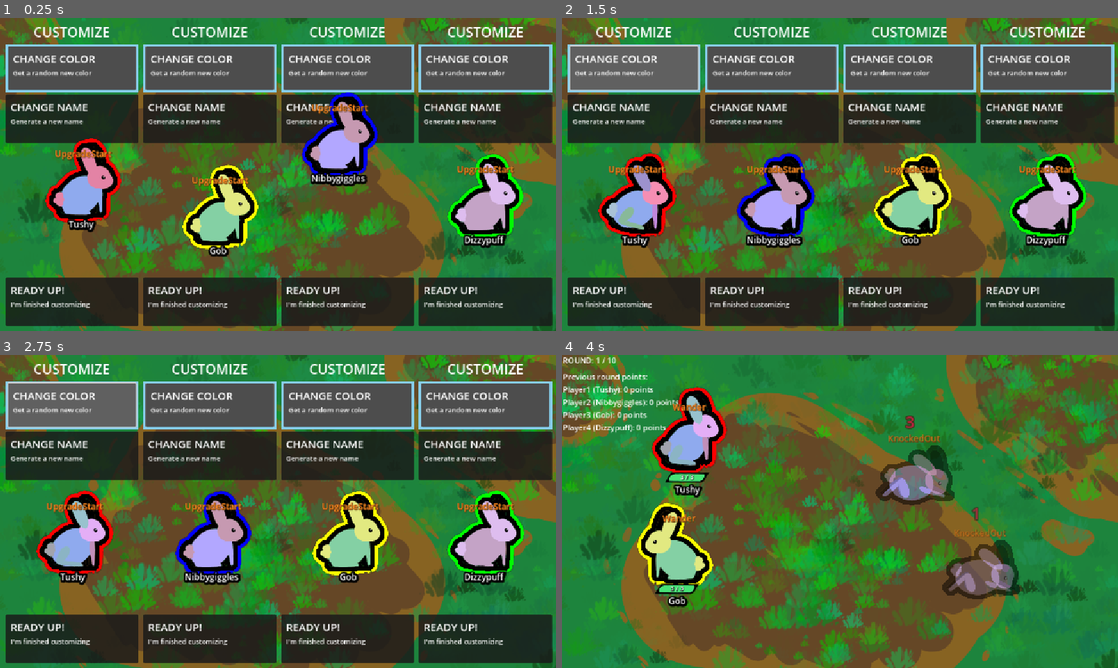
Above: before the commit, frames 1-4 (two rows, left to right).
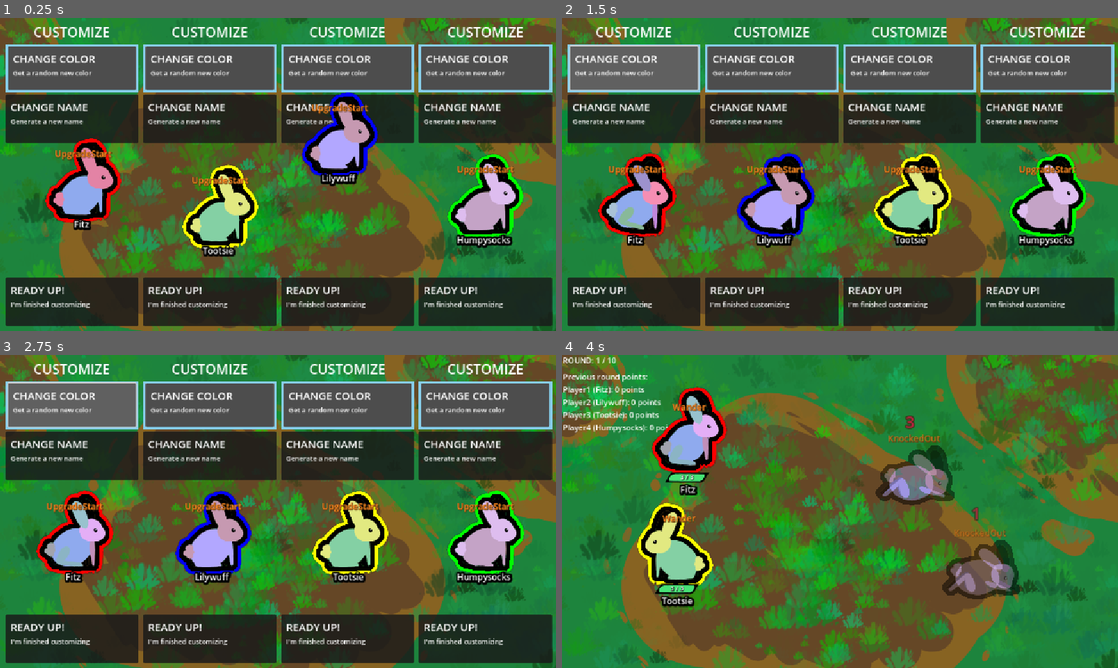
Above: after the commit, the same moments.

Repository: Galitie/tm2
Game: Godot game, scene res://test_scene.tscn
The game is run twice, just before and just after one commit, with the same random seed, the same clock (stepped at 60 frames per second) and the same inputs. Sound files missing from this copy of the repository are replaced by a short silence.
Inputs (mouse positions are in pixels of both pictures, inside the frame that each line leads up to):
- Up to frame 1 (0.25 s): no input
- Up to frame 2 (1.5 s): click (634, 68) at 0.52 s; click (634, 68) at 1.27 s
- Up to frame 3 (2.75 s): click (72, 405) at 2.02 s
- Up to frame 4 (4 s): tap Enter (ui_accept) at 2.75, 2.85, 3.02, 3.32 s; move the mouse to (962, 495) at 2.77 s; click (962, 495) at 2.92 s; drag from (728, 527) to (684, 452) at 3.52 s

The runs differ from the first frame. In frame 1, 0.8% of the frame differs, in the area x 11-93%, y 49-77%; in frame 2, 0.9%; in frame 3, 0.9%; in frame 4, 1.0%, in the area x 6-26%, y 10-81%.

Commit message:
Added victory points to upgrade screen

Diff:
--- a/Cards/card.gd
+++ b/Cards/card.gd
@@ -56,7 +56,7 @@
 			%PosNeg3.text = "+"
 
 	if chosen_resource.unique:
-		%Tags.text += "UNIQUE ⭐ "
+		%Tags.text += "UNIQUE 🌟 "
 
 	if chosen_resource.parts_and_acc.size():
 		%Tags.text += "ACC 🎩"
--- a/UI/player_upgrade_panel.gd
+++ b/UI/player_upgrade_panel.gd
@@ -16,11 +16,11 @@
 var current_user_position_in_accessory_array : int = 0
 var in_accessory_menu = false
 
+
 func _ready():
 	for card in upgrade_cards:
 		card.upgrade_panel = self
 	create_stylebox()
-
 
 func _physics_process(_delta):
 	if player.upgrade_points > 0:
@@ -124,6 +124,10 @@
 		card.enable()
 
 
+func update_victory_points():
+	$VBoxContainer/DudeWindow/VBoxContainer/Label.text = "👑 Points: " + str(player.victory_points)
+
+
 func setup_rerolls():
 	if player.rerolls > 0:
 		reroll_button.text = "🎲 Reroll Upgrades " + "[x" + str(player.rerolls) + "]"
--- a/UI/player_upgrade_panel.tscn
+++ b/UI/player_upgrade_panel.tscn
@@ -45,8 +45,14 @@
 [node name="UpgradeCard3" parent="VBoxContainer" groups=["UpgradeCard"] instance=ExtResource("1_qh1v2")]
 layout_mode = 2
 
-[node name="Dude Window" type="MarginContainer" parent="VBoxContainer"]
+[node name="DudeWindow" type="MarginContainer" parent="VBoxContainer"]
 layout_mode = 2
 size_flags_vertical = 3
 
+[node name="VBoxContainer" type="VBoxContainer" parent="VBoxContainer/DudeWindow"]
+layout_mode = 2
+
+[node name="Label" type="Label" parent="VBoxContainer/DudeWindow/VBoxContainer"]
+layout_mode = 2
+
 [connection signal="pressed" from="VBoxContainer/Reroll" to="." method="_on_button_pressed"]
--- a/UI/upgrade_menu.gd
+++ b/UI/upgrade_menu.gd
@@ -13,3 +13,4 @@
 		player_upgrade_panel.setup_cards()
 		player_upgrade_panel.setup_rerolls()
 		player_upgrade_panel.upgrade_title.text = "ADD ABILITY [x" + str(player_upgrade_panel.player.upgrade_points) + "]"
+		player_upgrade_panel.update_victory_points()
--- a/main.gd
+++ b/main.gd
@@ -85,6 +85,7 @@
 	get_tree().paused = true
 	if length > 0:
 		$PauseTimer.start(length)
+
 
 func freeze_frame(monster: Monster) -> void:
 	Globals.game.camera.global_position = monster.global_position
@@ -223,8 +224,6 @@
 			player.monster.move_speed -= sudden_death_speed
 	$Rankings.visible = false
 	$Rankings.text = "Previous round points:\n"
-	for player in players:
-		$Rankings.text += str(player.name + " (" + player.monster.mon_name + "): " + str(player.victory_points) + " points") + "\n"
 	clean_up_screen()
 	players.sort_custom(func(a, b): return a.victory_points > b.victory_points)
 	clear_knocked_out_monsters()
@@ -233,6 +232,7 @@
 	Globals.is_sudden_death_mode = false
 	var rerolls_amount_counter = 0
 	for player in players:
+		$Rankings.text += str(player.name + " (" + player.monster.mon_name + "): " + str(player.victory_points) + " points") + "\n"
 		var monster = player.get_node("Monster")
 		monster.move_name_upgrade()
 		var upgrade_pos = player.get_node("UpgradePos")
--- a/monster.gd
+++ b/monster.gd
@@ -257,10 +257,10 @@
 
 func generate_random_name():
 	var name_parts = []
-	var title_start_list = ["Sir", "Madam", "Lord", "My Lady",  …(511 unchanged characters)… "Dame", "Overlord", "Warlord", "Sheriff"]
-	var first_name_prefixes = ["Scooby","Snuggle", "Fluffy", "Bunny", "Cuddle", "Muffin", "Puffy", "Doodle", "Wiggly", "Tootsie", "Chubby", "Fuzzy", "Wubby", "Jiggly", "Nibbles", "Boop", "Pookie", "Winky", "Bubbles", "Sprinkle", "Taffy", "Wobble", "Twirly", "Giggly", "Zippy", "Blinky", "Snoot", "Scooty", "Tater", "Tinky", "Tippy", "Mochi", "Mopsy", "Coco", "Tuggy", "Wubby", "Twinkle", "Squee", "Dizzy", "Blinky", "Nibby", "Smoosh", "Pip", "Huggy", "Binky", "Rolo", "Peachy", "Baba", "Boopsy", "Sniffy", "Derek", "Bruce", "Dan", "Tim", "Dennis", "Tushy", "Daddy", "Fabio", "Nippy", "Weenie", "Nubby", "Nub", "Batty", "Bobo", "Piggy", "Shmeckle","Lily", "Dale", "Egg", "Humpy", "Mac", "Fitz", "Von", "Van", "Pickle", "Baby", "Sabun", "Goober", "Gob", "Robo", "Niblet", "Bongo", "Noodle"]
-	var last_name_suffixes = ["roo","wump", "humps" , "wuff", " …(621 unchanged characters)… ips", "legs", "vicky", "goobs", "goober"]
-	var end_name_suffixes = ["Jr.", "Sr.", "II", "III", "Esq.", …(706 unchanged characters)… , "of Chaos", "of Shadows", "The Cringe"]
+	var title_start_list = ["Sir", "Madam", "Lord", "My Lady",  …(511 unchanged characters)… "Dame", "Overlord", "Warlord", "Sheriff", "President", "Professor"]
+	var first_name_prefixes = ["Scooby", "Snuggle", "Fluffy", "Bunny", "Cuddle", "Muffin", "Puffy", "Doodle", "Wiggly", "Tootsie", "Chubby", "Fuzzy", "Wubby", "Jiggly", "Nibbles", "Boop", "Pookie", "Winky", "Bubbles", "Sprinkle", "Taffy", "Wobble", "Twirly", "Giggly", "Zippy", "Blinky", "Snoot", "Scooty", "Tater", "Tinky", "Tippy", "Mochi", "Mopsy", "Coco", "Tuggy", "Wubby", "Twinkle", "Squee", "Dizzy", "Blinky", "Nibby", "Smoosh", "Pip", "Huggy", "Binky", "Rolo", "Peachy", "Baba", "Boopsy", "Sniffy", "Derek", "Bruce", "Dan", "Tim", "Dennis", "Tushy", "Daddy", "Fabio", "Nippy", "Weenie", "Nubby", "Nub", "Batty", "Bobo", "Piggy", "Shmeckle","Lily", "Dale", "Egg", "Humpy", "Mac", "Fitz", "Von", "Van", "Pickle", "Baby", "Sabun", "Goober", "Gob", "Robo", "Niblet", "Bongo", "Noodle", "Spooky", "Batty", "Drago", "Peepee"]
+	var last_name_suffixes = ["roo","wump", "humps" , "wuff", " …(621 unchanged characters)… ips", "legs", "vicky", "goobs", "goober", "bats", "balls"]
+	var end_name_suffixes = ["Jr.", "Sr.", "II", "III", "Esq.", …(706 unchanged characters)… , "of Chaos", "of Shadows", "The Cringe", "The Creep", "of Tinkles", "The White", "The Grey"]
 	if randi() % 4 == 0:
 		name_parts.append(title_start_list[randi() % title_start_list.size()])
 	var first_name = first_name_prefixes[randi() % first_name_prefixes.size()]
--- a/player.gd
+++ b/player.gd
@@ -10,7 +10,7 @@
 var randomize_upgrade_points : bool = false
 var rerolls : int = 0
 var bonus_rerolls: int = 0
-var victory_points :int = 0
+var victory_points: int = 0
 
 var poop_summons : bool = false
 var more_poops : bool = false
